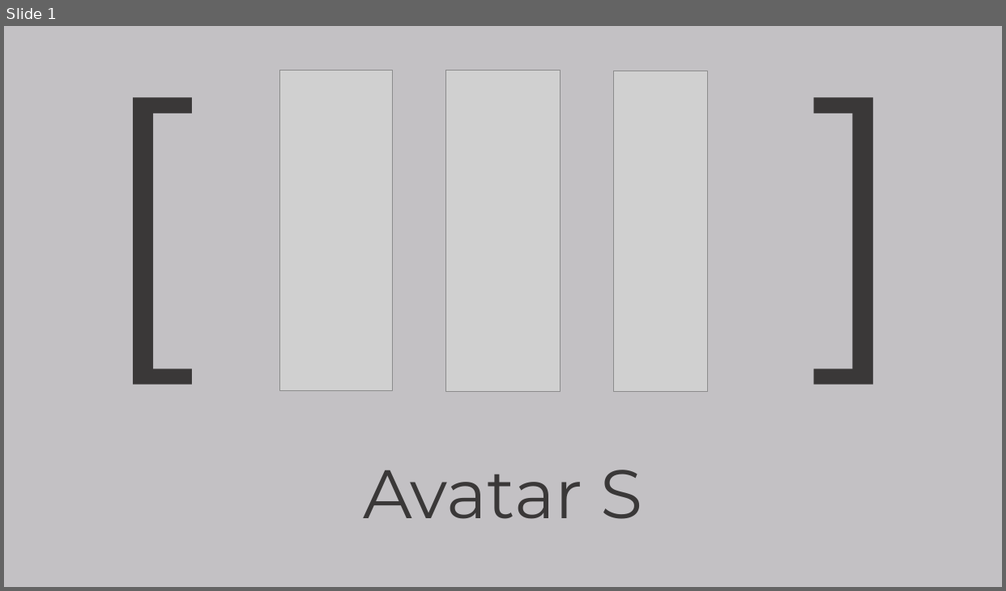
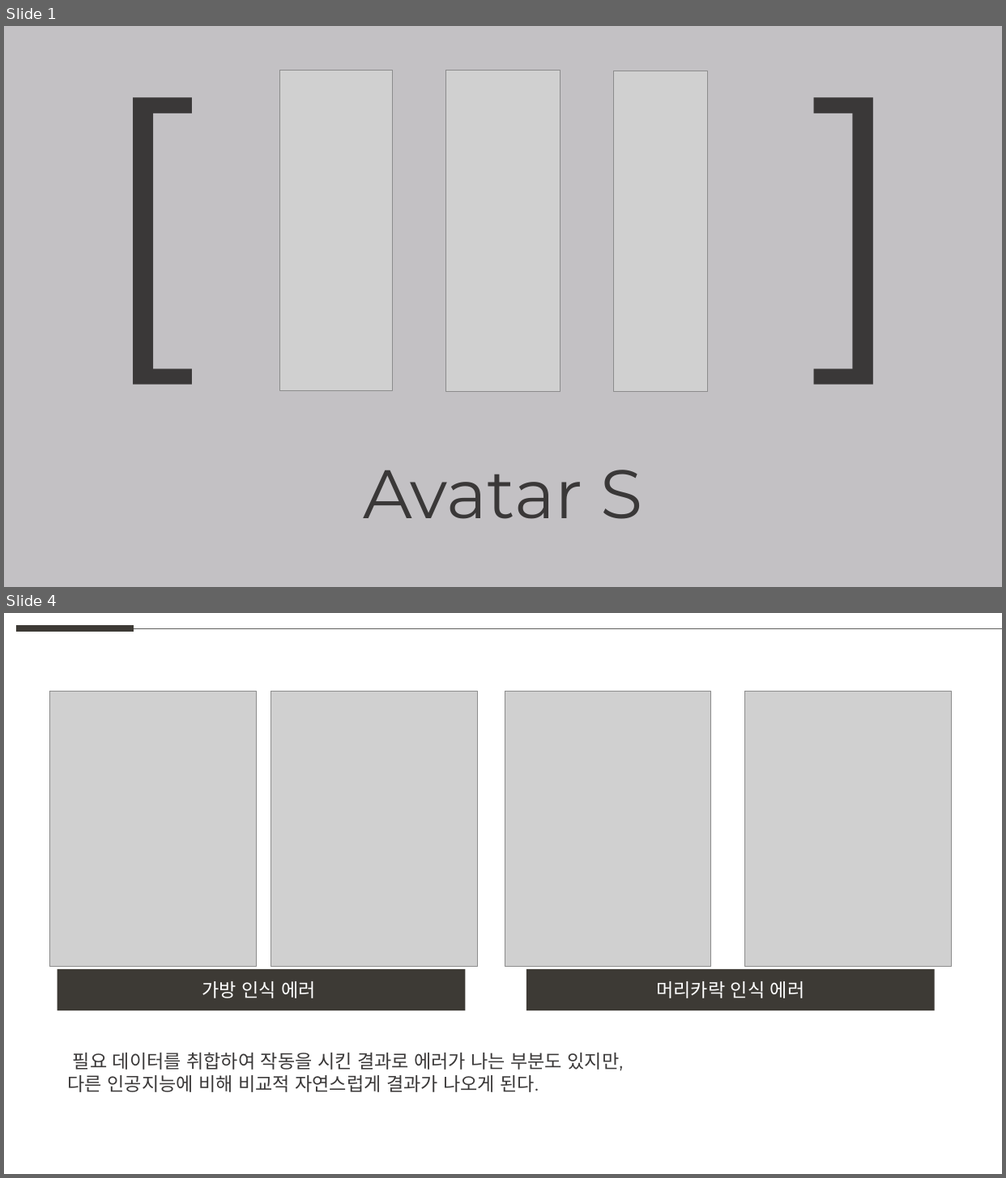
Before and after one commit to weaknessHero/Project_AvatarS, a slide deck: 발표자료/업데이트/LJHPPT.pptx. Shown one above the other, each under a label of ours: slide 1 before the commit, slides 1 and 4 after it; the slides between them are not shown. The pictures are 1006x591 and 1006x1178 pixels, drawn with LibreOffice and Linux fonts; fonts in the diff are those of the drawing; grey boxes stand for pictures. Boxes give left, top, right and bottom in pixels: in the first picture for what was removed or moved away, otherwise in the second. Text is boxed around its words. In the diff, an @@ line names an element or a change of style, - is before the commit and + after.

Commit message:
발표자료 업데이트
업데이트

```diff
--- a/발표자료/업데이트/LJHPPT.pptx
+++ b/발표자료/업데이트/LJHPPT.pptx
@@ slide 4 added at bbox=[4, 613, 1002, 1174], background #FFFFFF @@
@@ line added from (17, 628) to (134, 628), #3D3A35 6 pt @@
@@ line added from (134, 628) to (1002, 628), #5F5F5D 0.5 pt @@
@@ picture added at bbox=[49, 692, 256, 967] @@
@@ picture added at bbox=[271, 692, 478, 967] @@
@@ picture added at bbox=[505, 692, 711, 967] @@
@@ picture added at bbox=[745, 692, 952, 967] @@
@@ rectangle added at bbox=[57, 969, 465, 1012], fill #3D3A35, 18 pt, text #FFFFFF @@
+가방 인식 에러
@@ rectangle added at bbox=[526, 969, 935, 1012], fill #3D3A35, 18 pt, text #FFFFFF @@
+머리카락 인식 에러
@@ text added at bbox=[68, 1052, 624, 1093], 18 pt, text #3A3838 @@
+필요 데이터를 취합하여 작동을 시킨 결과로 에러가 나는 부분도 있지만,
+다른 인공지능에 비해 비교적 자연스럽게 결과가 나오게 된다.
```
Also in this commit, not shown: 3 other slides added, 2 slides removed.
